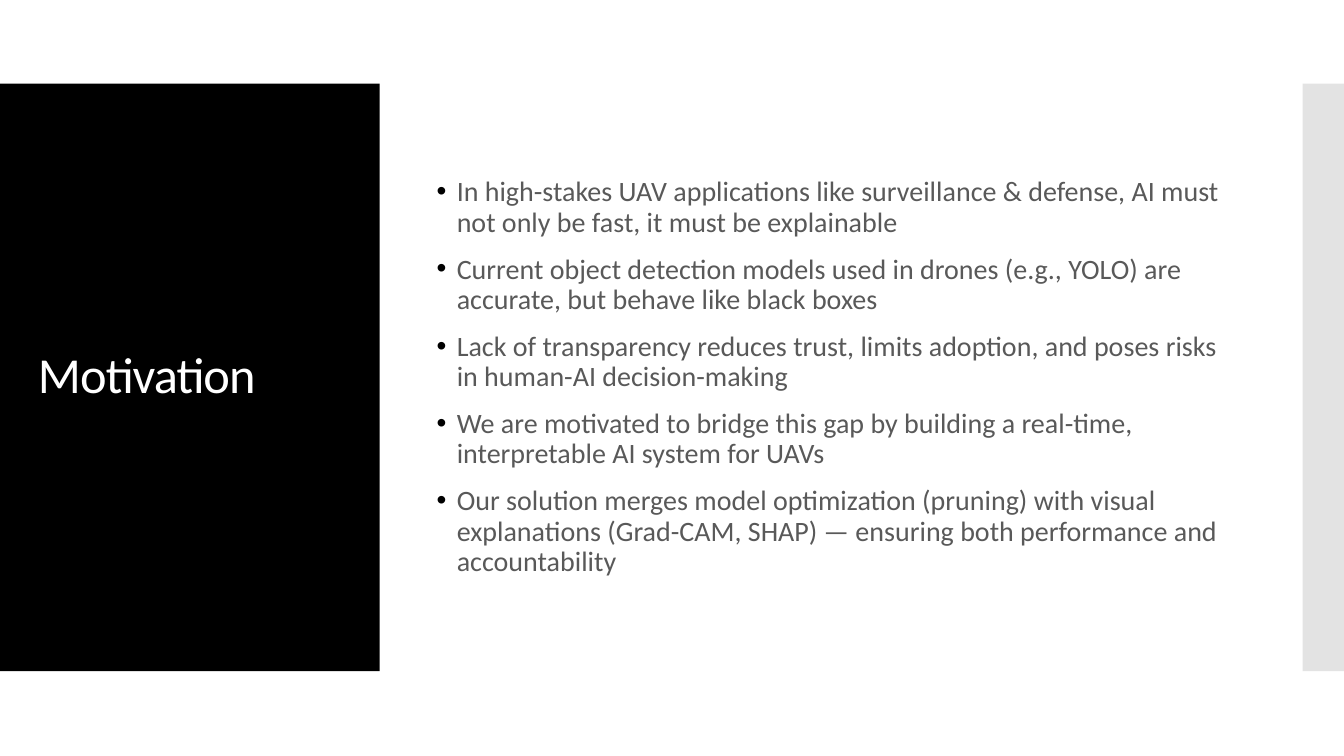
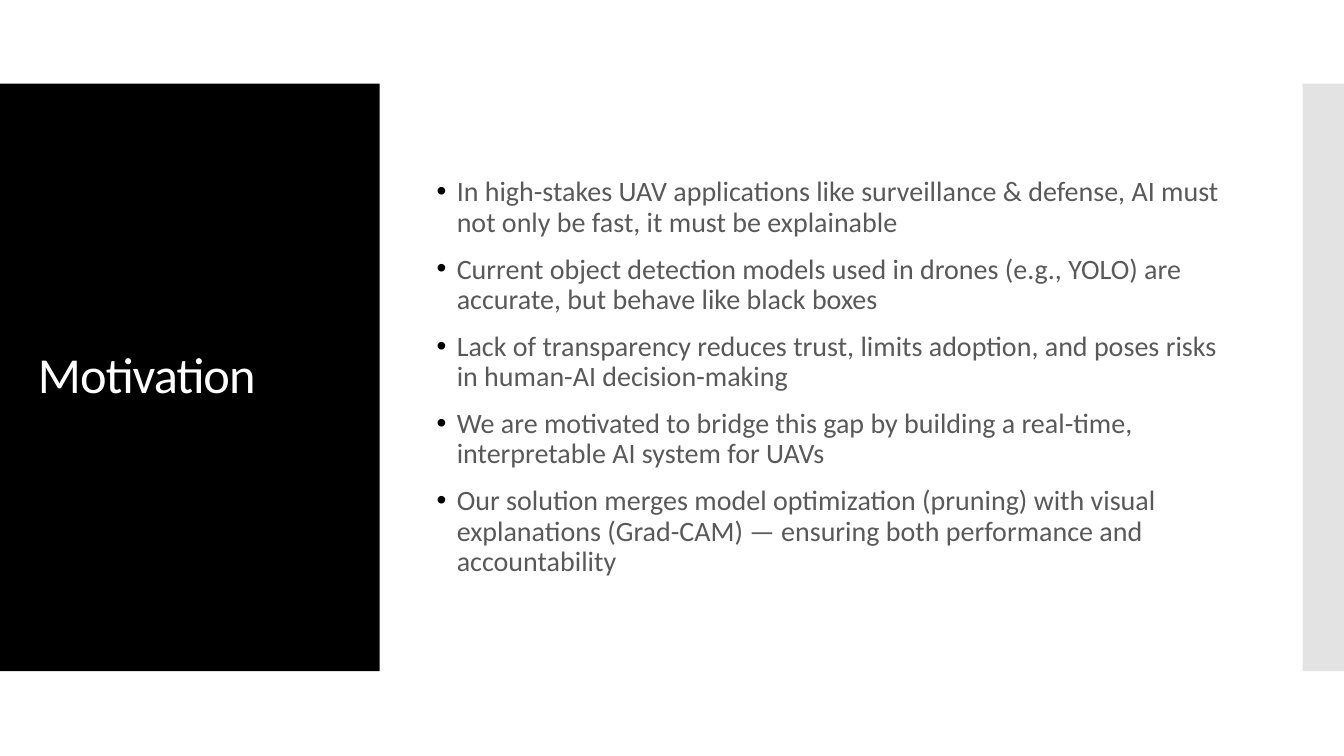
Before and after one commit to HakshayReddyKana/Capstone, a slide deck: slide 3 of Review-1.pptx. Drawn at 1344x756 pixels with LibreOffice and Linux fonts; fonts in the diff are those of the drawing. Boxes give left, top, right and bottom in pixels: in the first picture for what was removed or moved away, otherwise in the second. Text is boxed around its words. In the diff, an @@ line names an element or a change of style, - is before the commit and + after.

```diff
--- a/Review-1.pptx
+++ b/Review-1.pptx
@@ text at (457,489,1156,576): text changed @@
-• Our solution merges model optimization (pruning) with visual explanations (Grad-CAM, SHAP) — ensuring both performance and accountability
+• Our solution merges model optimization (pruning) with visual explanations (Grad-CAM) — ensuring both performance and accountability
```
Also in this commit, not shown: 4 other slides changed, 7 other files.
